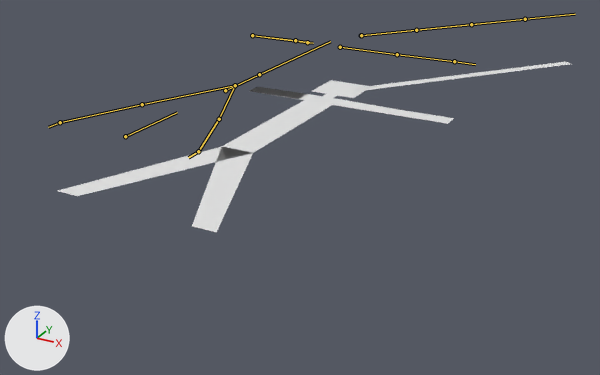
The Blender file Shapes/stickman.blend: old version first, new version second.
Before and after are seen from a camera (50 mm lens) standing at (1.036, -1.059, 0.506) and looking at (0.099, 0.645, -0.346). The lights are fixed; the arrows at lower left show +X, +Y and +Z. The bones that bend it are drawn over the model as lines.

The first picture shows 'Stickman'.
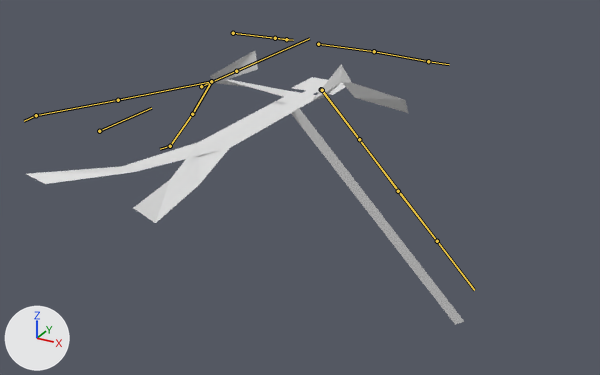
The newer file adds an action. The first version stands in its rest pose; the second is drawn at frame 7 of the action 'Step Bottom'.

Boxes (x1, y1, x2, y2) around the edits, measured in the pictures (600 x 375 px):
'Stickman', posed (15% narrower, 61% taller)
    before: (58, 62, 571, 232)
    after: (27, 51, 464, 325)
bone 'UArm.R', root to tip
    before: (340, 47) to (397, 54)
    after: (318, 44) to (374, 51)
bone 'LArm.R', root to tip
    before: (397, 54) to (454, 61)
    after: (374, 51) to (428, 61)
bone 'UArm.L', root to tip
    before: (307, 42) to (252, 35)
    after: (286, 39) to (233, 33)
bone 'LArm.L', root to tip
    before: (252, 35) to (295, 40)
    after: (233, 33) to (275, 38)
bone 'ULeg.R', root to tip
    before: (235, 85) to (219, 119)
    after: (211, 81) to (192, 114)
bone 'LLeg.R', root to tip
    before: (219, 119) to (198, 151)
    after: (192, 114) to (170, 146)
bone 'ULeg.L', root to tip
    before: (235, 85) to (142, 104)
    after: (211, 81) to (118, 100)
bone 'LLeg.L', root to tip
    before: (142, 104) to (60, 122)
    after: (118, 100) to (36, 115)

The change in detail:
Object 'Armature' (bone_rig_object) moves from (0.105, 0.0, 0.0) to (0.045, 0.0, 0.0).
Bone 'UArm.R' (bone_uarm_r) turns from (0, 0, 0) to (0, -91, 0) degrees about its own x, y and z.
Bone 'LArm.R' (bone_larm_r) turns from (0, 0, 0) to (0, 33, 0) degrees about its own x, y and z.
Bone 'UArm.L' (bone_uarm_l) turns from (0, 0, 0) to (0, 15, 0) degrees about its own x, y and z.
Bone 'LArm.L' (bone_larm_l) turns from (0, 0, 0) to (0, -65, 0) degrees about its own x, y and z.
Bone 'ULeg.R' (bone_uleg_r) turns from (0, 0, 0) to (0, 6, 0) degrees about its own x, y and z.
Bone 'LLeg.R' (bone_lleg_r) turns from (0, 0, 0) to (0, -30, 0) degrees about its own x, y and z.
Bone 'ULeg.L' (bone_uleg_l) turns from (0, 0, 0) to (0, 27, 0) degrees about its own x, y and z.
Bone 'LLeg.L' (bone_lleg_l) turns from (0, 0, 0) to (0, -40, 0) degrees about its own x, y and z.
